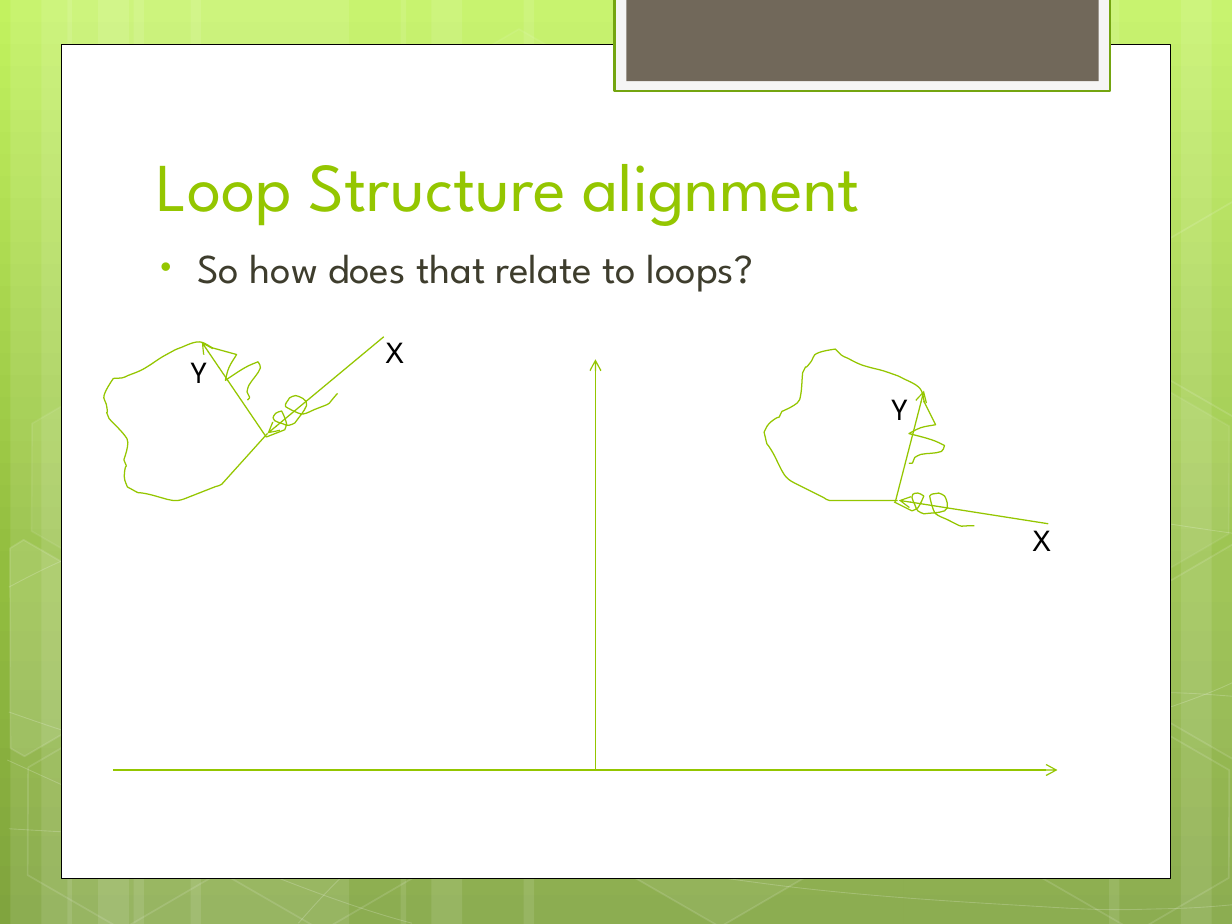
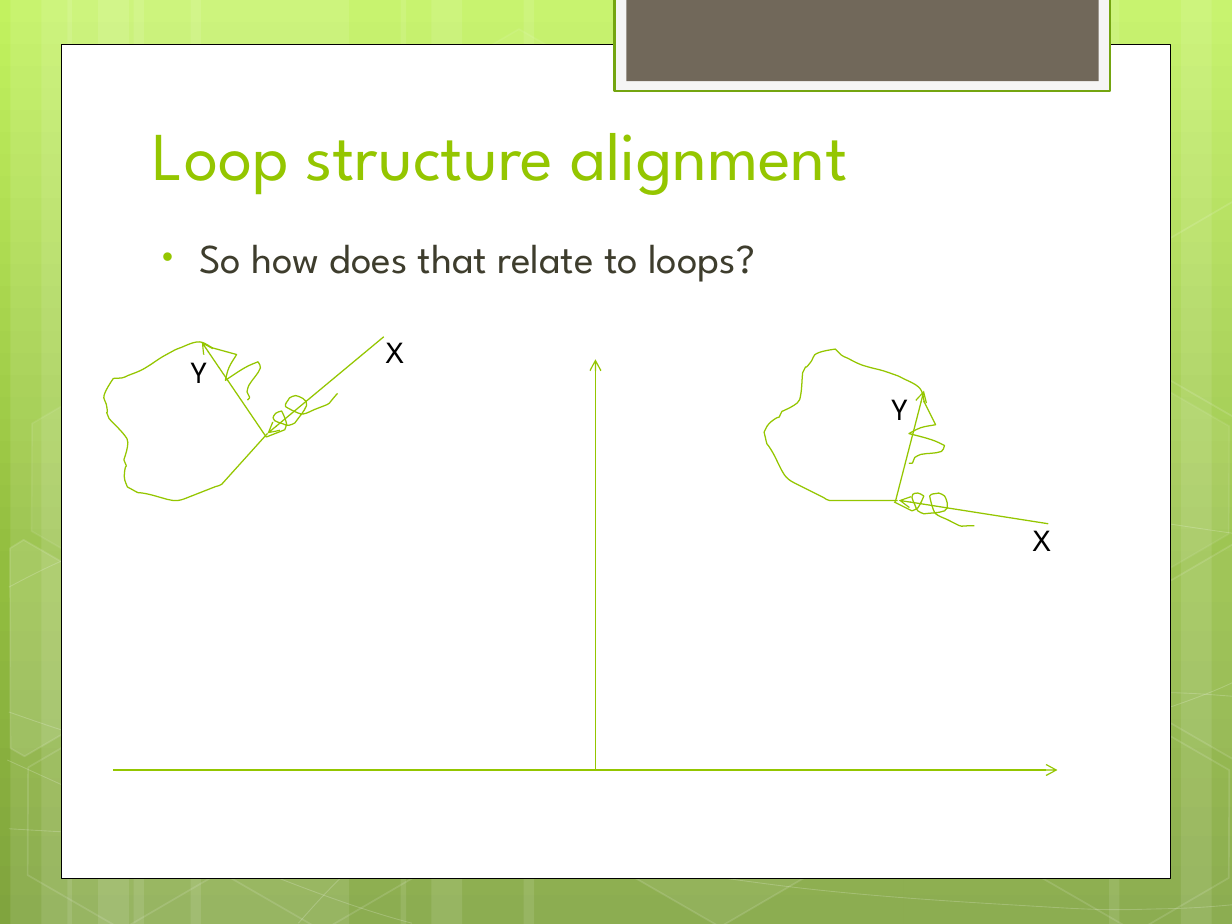
Before and after one commit to somanayr/LSP, a slide deck: slide 11 of Protein Loop Structure Prediction.pptx. Drawn at 1232x924 pixels with LibreOffice and Linux fonts; fonts in the diff are those of the drawing. Boxes give left, top, right and bottom in pixels: in the first picture for what was removed or moved away, otherwise in the second. Text is boxed around its words. In the diff, an @@ line names an element or a change of style, - is before the commit and + after.

```diff
--- a/Protein Loop Structure Prediction.pptx
+++ b/Protein Loop Structure Prediction.pptx
@@ title at [153,133,848,195]: text changed @@
-Loop Structure alignment
+Loop structure alignment
@@ text "So how does that relate ...": place and size @@
-text "So how does that relate ..." at [197,254,753,292]
+text "So how does that relate ..." at [199,244,755,282]
```
Also in this commit, not shown: 1 other slide changed, 1 other file.
